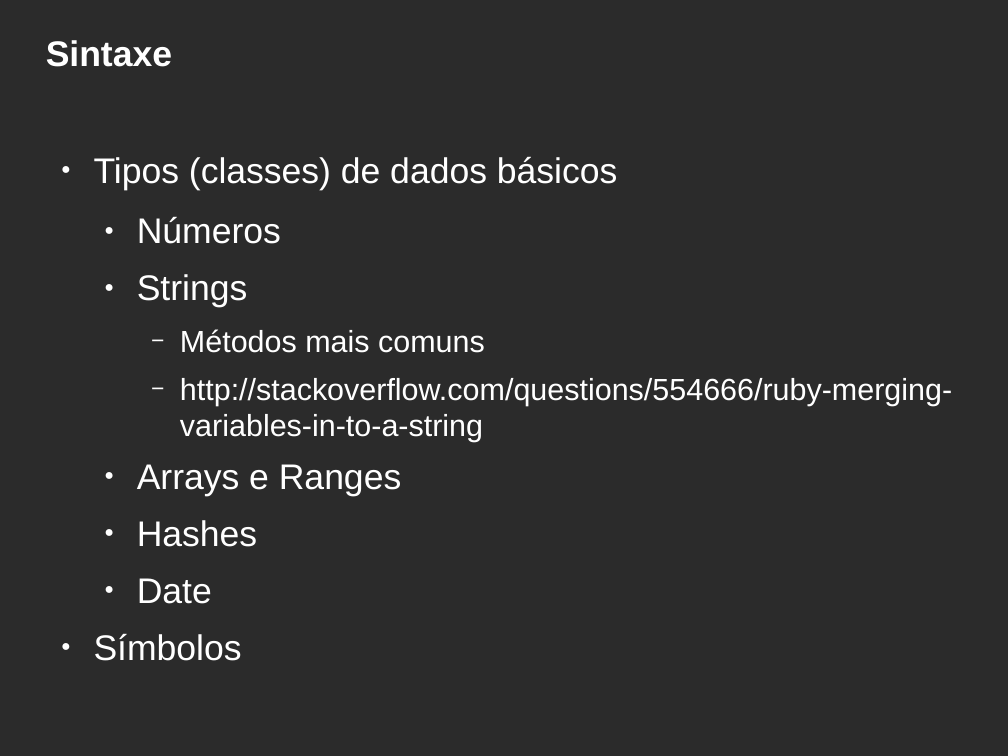
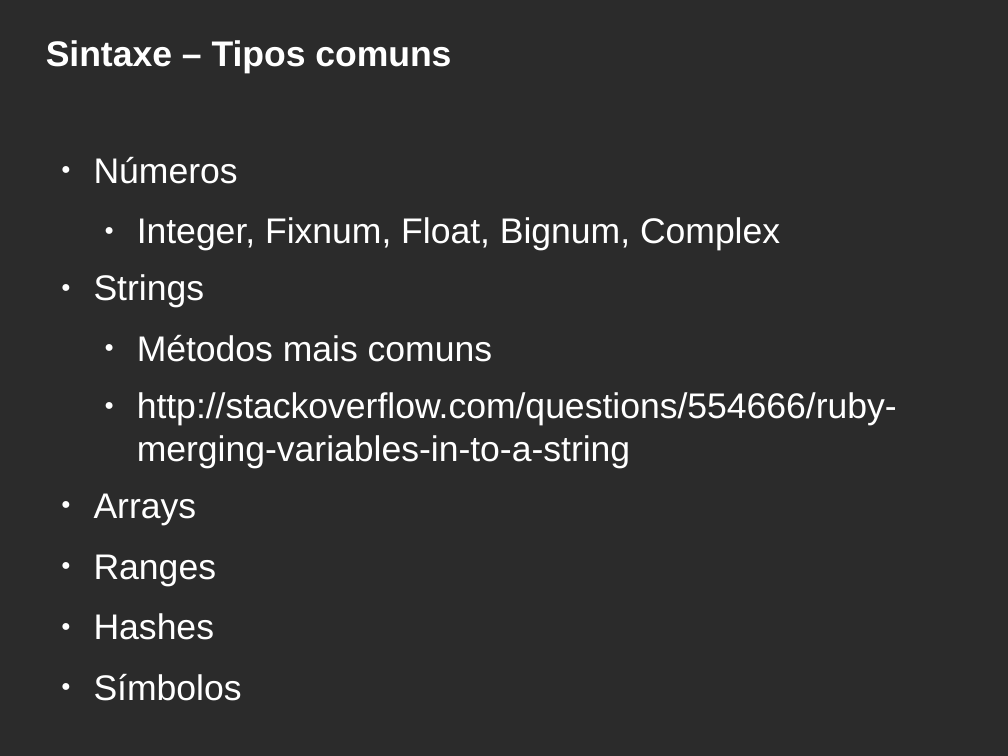
Before and after one commit to hbobenicio/ruby-examples, a slide deck: slide 17 of apresentacao-ruby.odp (slide 15 before the commit). Drawn at 1008x756 pixels with LibreOffice and Linux fonts; fonts in the diff are those of the drawing; background and template pictures are left out; a plain dark background stands for a picture behind light text. Boxes give left, top, right and bottom in pixels: in the first picture for what was removed or moved away, otherwise in the second. Text is boxed around its words. In the diff, an @@ line names an element or a change of style, - is before the commit and + after.

```diff
--- a/apresentacao-ruby.odp
+++ b/apresentacao-ruby.odp
@@ title at <box>46,40,451,73</box>: text changed @@
-Sintaxe
+Sintaxe – Tipos comuns
@@ text at <box>94,156,617,190</box>: paragraph removed @@
-● Tipos (classes) de dados básicos
@@ text at <box>94,156,897,640</box>: size 24 to 28 pt in "Métodos mais comuns", "http://stackoverflow.com/questions/554666/ruby-merging-varia ..."; list level 2 to 1 in "Números"; list level 2 to 1 in "Strings"; bullet − to ●; list level 3 to 2 in "Métodos mais comuns"; list level 3 to 2 in "http://stackoverflow.com/questions/554666/ruby-merging-varia ..."; list level 2 to 1 in "Hashes" @@
@@ text at <box>137,217,780,251</box>: paragraph added @@
+  ● Integer, Fixnum, Float, Bignum, Complex
@@ text at <box>94,493,216,586</box>: text changed @@
-  ● Arrays e Ranges
+● Arrays
+● Ranges
@@ text at <box>137,578,212,604</box>: paragraph removed @@
-  ● Date
```
Also in this commit, not shown: 8 other slides changed, 2 slides added, 3 other files.
